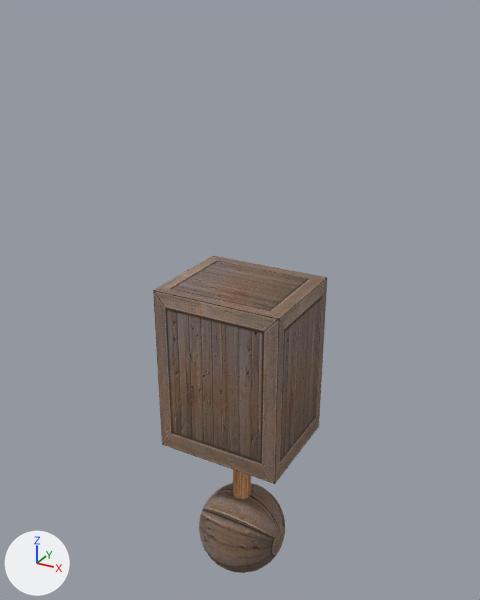
Renders of the FBX model newton-4.00/applications/media/unicycle.fbx from each side of a commit.
Both versions are drawn from a camera (50 mm lens) standing at (0.975, -1.789, 2.032) and looking at (-0.034, 0.045, 1.115). The lights are fixed; the arrows at lower left show +X, +Y and +Z. Where no turn or scale is listed for an object, it has been applied to the vertices.

Script lines for the objects in view, before the commit:
```python
me_mesh = bpy.data.meshes.new('Mesh')
me_mesh.from_pydata(...)  # a box spanning x -0.225..0.225, y -0.188..0.188, z -0.3..0.3
me_mesh.materials.append(mat_01___default)  # picture img_wood_0_png
me_mesh_001 = bpy.data.meshes.new('Mesh.001')
me_mesh_001.from_pydata(...)  # 146 vertices, 288 faces; spans x -0.034..0.034, y -0.034..0.034, z -0.419..0.0
me_mesh_001.materials.append(mat_02___default)  # picture img_wood_4_png
me_mesh_002 = bpy.data.meshes.new('Mesh.002')
me_mesh_002.from_pydata(...)  # a UV sphere (32 segments, 16 rings, poles along x) spanning x -0.169..0.169, y -0.169..0.169, z -0.169..0.169
me_mesh_002.materials.append(mat_03___default)  # picture img_wood_0_png
ob_box001 = bpy.data.objects.new('Box001', me_mesh)
ob_box001.location = (0.0, 0.0, 0.898)
ob_capsule001 = bpy.data.objects.new('Capsule001', me_mesh_001)
ob_capsule001.location = (0.0, 0.0, 0.608)
ob_sphere001 = bpy.data.objects.new('Sphere001', me_mesh_002)
ob_sphere001.location = (0.0, 0.002, 0.169)
```
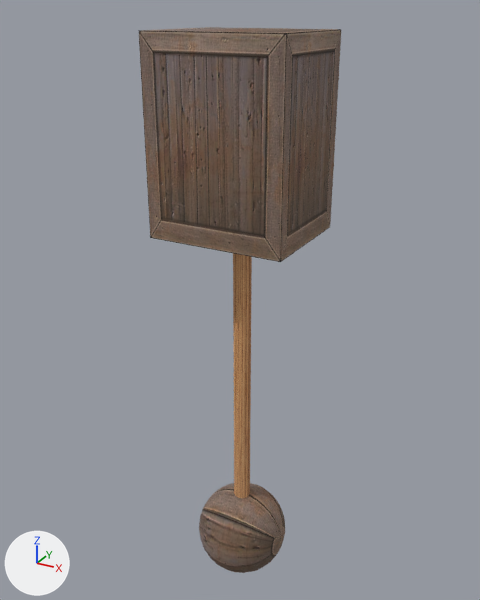
The newer file is also turned or shifted as a whole; pictures and numbers use the older file's frame.

Where the change shows, as pixel boxes [x1, y1, x2, y2] in the pictures (480 x 600 px):
'Box001', moved
    before: [153, 256, 327, 484]
    after: [139, 27, 341, 262]
'Capsule002', added (brown)
    after: [233, 253, 252, 498]
'Capsule001', deleted (brown)
    before: [233, 470, 251, 499]

The change, as a diff of the scene's bpy script:
```diff
--- a/newton-4.00/applications/media/unicycle.fbx.py
+++ b/newton-4.00/applications/media/unicycle.fbx.py
@@ me_mesh_001_1 @@
+me_mesh_001_1.from_pydata(...)  # 146 vertices, 288 faces; spans x -0.03..0.03, y -0.03..0.03, z -1.25..0.0
+me_mesh_001_1.materials.append(mat_02___default)  # picture img_wood_4_png
@@ ob_box001 @@
 ob_box001 = bpy.data.objects.new('Box001', me_mesh)
-ob_box001.location = (0.0, 0.0, 0.898)
+ob_box001.location = (0.0, 0.0, 1.675)
@@ ob_capsule001 @@
-ob_capsule001 = bpy.data.objects.new('Capsule001', me_mesh_001)
-ob_capsule001.location = (0.0, 0.0, 0.608)
@@ ob_capsule002 @@
+ob_capsule002 = bpy.data.objects.new('Capsule002', me_mesh_001_1)
+ob_capsule002.location = (0.0, 0.0, 1.387)
```
